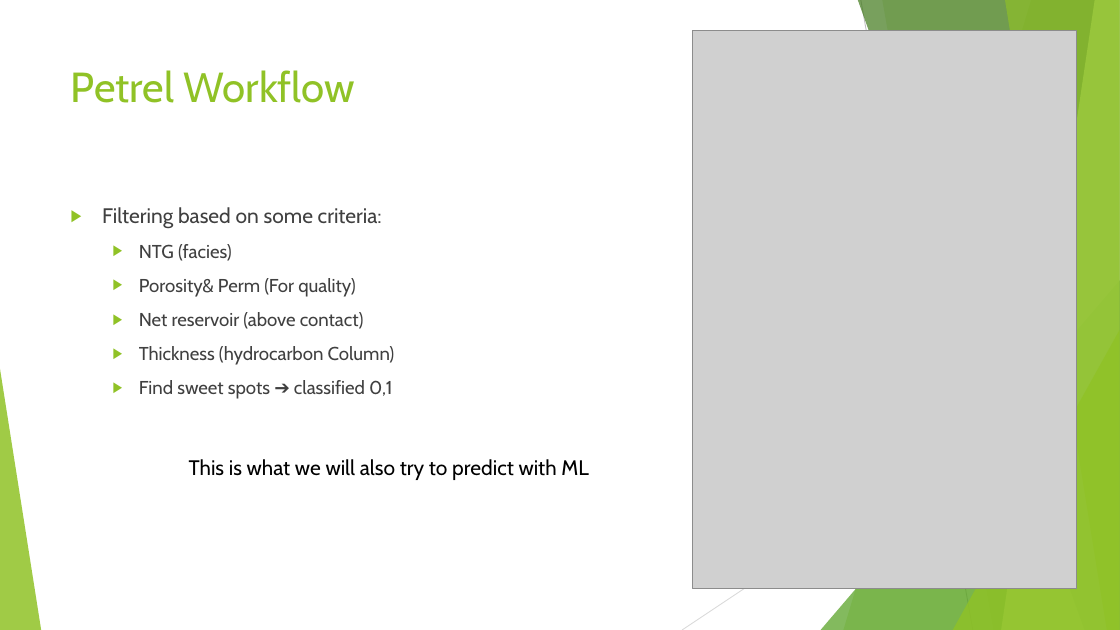
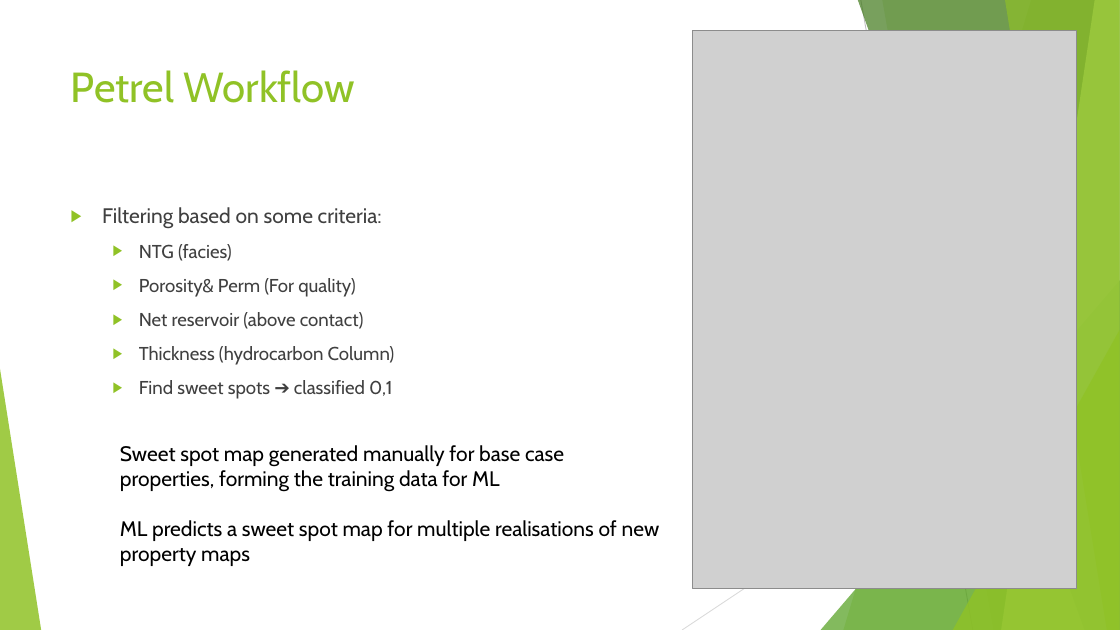
Before and after one commit to Nozziel/OGA2018_SweetSpotPrediction, a slide deck: slide 3 of Introduction.pptx. Drawn at 1120x630 pixels with LibreOffice and Linux fonts; fonts in the diff are those of the drawing; grey boxes stand for pictures. Boxes give left, top, right and bottom in pixels: in the first picture for what was removed or moved away, otherwise in the second. Text is boxed around its words. In the diff, an @@ line names an element or a change of style, - is before the commit and + after.

```diff
--- a/Introduction.pptx
+++ b/Introduction.pptx
@@ text at [120,445,660,566]: text changed @@
-This is what we will also try to predict with ML
+Sweet spot map generated manually for base case properties, forming the training data for ML
+ML predicts a sweet spot map for multiple realisations of new property maps
```
Also in this commit, not shown: 3 other slides changed.
